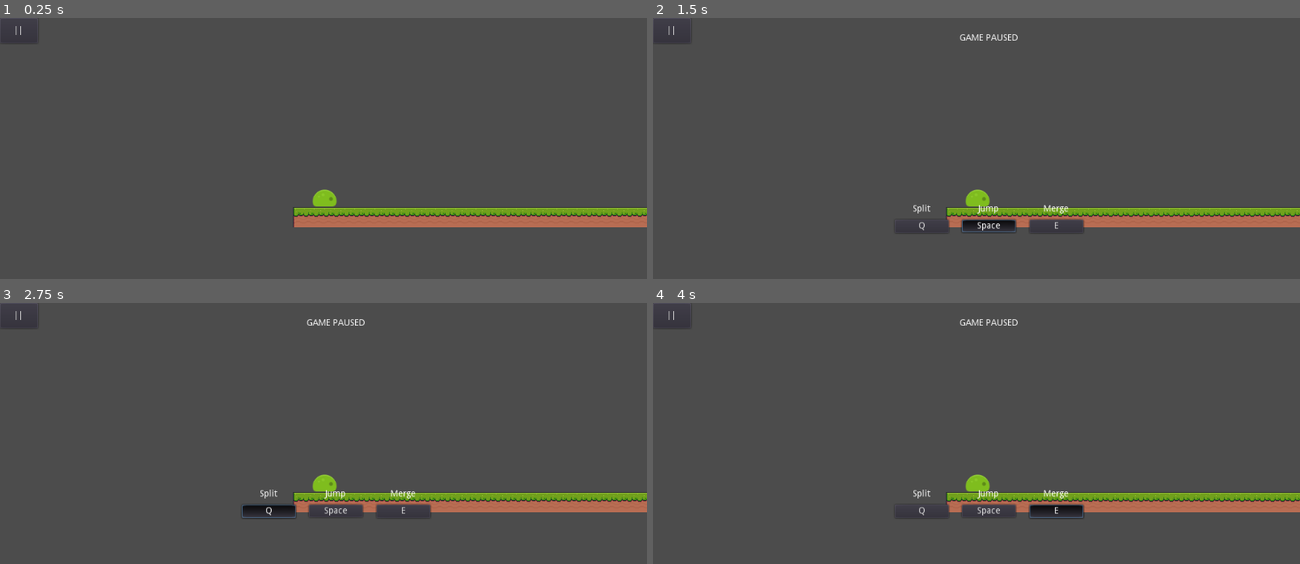
Above: before the commit, frames 1-4 (two rows, left to right).
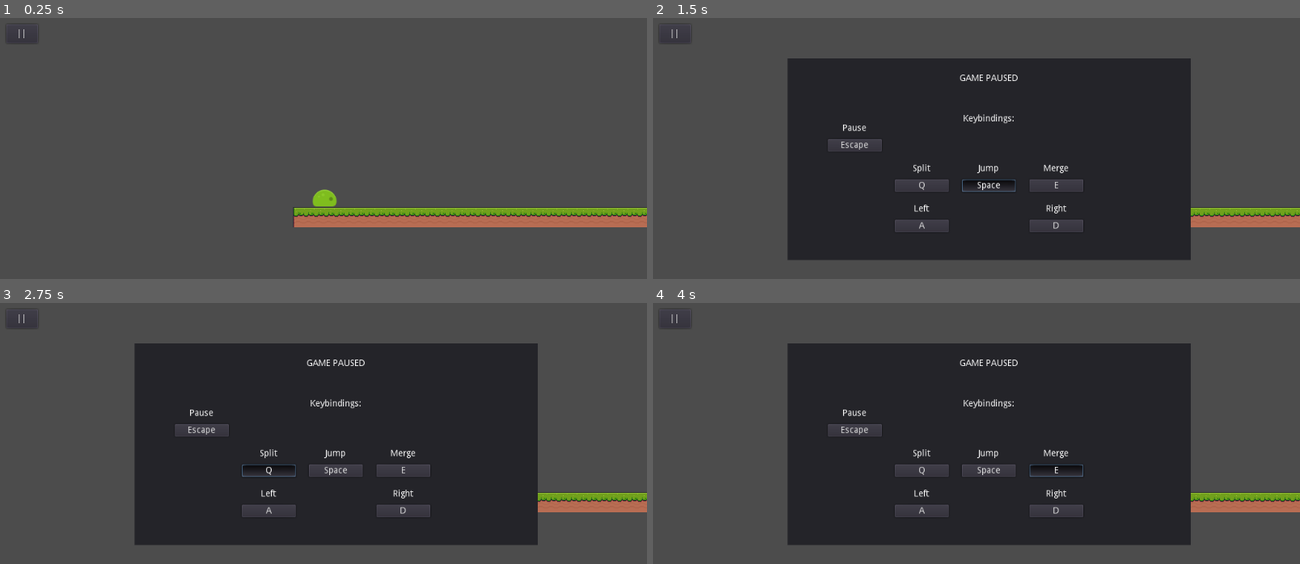
Above: after the commit, the same moments.

Repository: MGPAlpha/SlimeGame
Game: Godot game, scene res://main.tscn
Same seed, same stepped clock (60 frames per second), same inputs: the game is played once before the commit and once after it.
Inputs (mouse positions are in pixels of both pictures, inside the frame that each line leads up to):
- Up to frame 1 (0.25 s): no input
- Up to frame 2 (1.5 s): click "||" at 0.5 s; click "Space" at 1.25 s
- Up to frame 3 (2.75 s): click "Q" at 2 s
- Up to frame 4 (4 s): click (924, 511) at 2.75 s, where only the run after the commit has a clickable "A"; click "E" at 3.5 s

The runs differ from the first frame. In frame 1, less than 0.1% of the frame differs, in the area x 0-4%, y 3-10%; in frame 2, 46%; in frame 3, 46%, in the area x 0-84%, y 3-93%; in frame 4, 46%.

Commit message:
More keybindings, UI update, debugging
Commented out code handling nonexistent animations

Diff:
--- /dev/null
+++ b/BindLeft.gd
@@ -0,0 +1,6 @@
+extends "Keybind.gd"
+
+func _ready():
+	self.action = "left"
+	self.scancode = KEY_A
+	self.start()
--- /dev/null
+++ b/BindPause.gd
@@ -0,0 +1,6 @@
+extends "Keybind.gd"
+
+func _ready():
+	self.action = "pause"
+	self.scancode = KEY_ESCAPE
+	self.start()
--- /dev/null
+++ b/BindRight.gd
@@ -0,0 +1,6 @@
+extends "Keybind.gd"
+
+func _ready():
+	self.action = "right"
+	self.scancode = KEY_D
+	self.start()
--- a/Keybind.gd
+++ b/Keybind.gd
@@ -20,5 +20,6 @@
 			key = event
 			self.text = key.as_text()
 			InputMap.action_add_event(action, key)
+			self.pressed = false
 	if event is InputEventMouseButton and event.button_index == BUTTON_LEFT:
 		self.pressed = false
--- a/Player.gd
+++ b/Player.gd
@@ -29,21 +29,21 @@
 
 	if Input.is_action_pressed("right"):
 		motion.x += ACCELERATION
-		$AnimatedSprite.flip_h = false
-		animatedSprite.animation = "run"
+		#$AnimatedSprite.flip_h = false
+		#animatedSprite.animation = "run"
 	elif Input.is_action_pressed("left"):
 		motion.x -= ACCELERATION
-		$AnimatedSprite.flip_h = true
-		animatedSprite.animation = "run"
+		#$AnimatedSprite.flip_h = true
+		#animatedSprite.animation = "run"
 	else:
 		motion.x = lerp(motion.x, 0, .2)
-		animatedSprite.animation = "idle"
+		#animatedSprite.animation = "idle"
 
 	if is_on_floor():
 		if Input.is_action_just_pressed("jump"):
 			motion.y = -JUMPFORCE
 
-	if motion.y < 0:
-		animatedSprite.animation = "jump"
-	elif motion.y > 0 and !is_on_floor():
-		animatedSprite.animation = "fall"
+	#if motion.y < 0:
+		#animatedSprite.animation = "jump"
+	#elif motion.y > 0 and !is_on_floor():
+		#animatedSprite.animation = "fall"
--- a/Slime.gd
+++ b/Slime.gd
@@ -48,23 +48,23 @@
 		if Input.is_action_pressed("right"):
 			motion.x += ACCELERATION
 			$AnimatedSprite.flip_h = true
-			animatedSprite.animation = "run"
+			#animatedSprite.animation = "run"
 		elif Input.is_action_pressed("left"):
 			motion.x -= ACCELERATION
 			$AnimatedSprite.flip_h = false
-			animatedSprite.animation = "run"
+			#animatedSprite.animation = "run"
 		else:
 			motion.x = lerp(motion.x, 0, .2)
-			animatedSprite.animation = "idle"
+			#animatedSprite.animation = "idle"
 
 		if is_on_floor():
 			if Input.is_action_just_pressed("jump"):
 				motion.y = -JUMPFORCE
 	else:
 		motion.x = lerp(motion.x, 0, .2)
-		animatedSprite.animation = "idle"
+		#animatedSprite.animation = "idle"
 
-	if motion.y < 0:
-		animatedSprite.animation = "jump"
-	elif motion.y > 0 and !is_on_floor():
-		animatedSprite.animation = "fall"
+	#if motion.y < 0:
+		#animatedSprite.animation = "jump"
+	#elif motion.y > 0 and !is_on_floor():
+		#animatedSprite.animation = "fall"
--- a/main.tscn
+++ b/main.tscn
@@ -7,6 +7,9 @@
 [ext_resource path="res://BindJump.gd" type="Script" id=5]
 [ext_resource path="res://BindSplit.gd" type="Script" id=6]
 [ext_resource path="res://BindMerge.gd" type="Script" id=7]
+[ext_resource path="res://BindPause.gd" type="Script" id=8]
+[ext_resource path="res://BindRight.gd" type="Script" id=9]
+[ext_resource path="res://BindLeft.gd" type="Script" id=10]
 
 [sub_resource type="ConvexPolygonShape2D" id=3]
 points = PoolVector2Array( 0, 0, 16, 0, 16, 16, 0, 16 )
@@ -88,10 +91,33 @@
 "_edit_use_anchors_": false
 }
 
-[node name="Label" type="Label" parent="CanvasLayer/PauseMenu"]
-anchor_right = 1.0
-anchor_bottom = 0.1
+[node name="BG" type="Panel" parent="CanvasLayer/PauseMenu"]
+anchor_left = 0.2
+anchor_top = 0.1
+anchor_right = 0.8
+anchor_bottom = 0.6
+margin_right = -0.432007
+margin_bottom = 0.320007
+__meta__ = {
+"_edit_use_anchors_": false
+}
+
+[node name="PausedLabel" type="Label" parent="CanvasLayer/PauseMenu"]
+anchor_top = 0.1
+anchor_right = 1.0
+anchor_bottom = 0.2
 text = "GAME PAUSED"
+align = 1
+valign = 1
+__meta__ = {
+"_edit_use_anchors_": false
+}
+
+[node name="ControlsLabel" type="Label" parent="CanvasLayer/PauseMenu"]
+anchor_top = 0.2
+anchor_right = 1.0
+anchor_bottom = 0.3
+text = "Keybindings:"
 align = 1
 valign = 1
 __meta__ = {
@@ -100,10 +126,9 @@
 
 [node name="Jump" type="Button" parent="CanvasLayer/PauseMenu"]
 anchor_left = 0.46
-anchor_top = 0.5
+anchor_top = 0.4
 anchor_right = 0.54
-anchor_bottom = 0.5
-text = "Space"
+anchor_bottom = 0.4
 script = ExtResource( 5 )
 __meta__ = {
 "_edit_use_anchors_": false
@@ -120,34 +145,74 @@
 "_edit_use_anchors_": false
 }
 
-[node name="Split" type="Button" parent="CanvasLayer/PauseMenu"]
+[node name="Left" type="Button" parent="CanvasLayer/PauseMenu"]
 anchor_left = 0.36
 anchor_top = 0.5
 anchor_right = 0.44
-anchor_bottom = 0.533
-text = "Q"
-script = ExtResource( 6 )
-__meta__ = {
-"_edit_use_anchors_": false
-}
-
-[node name="Label" type="Label" parent="CanvasLayer/PauseMenu/Split"]
-anchor_right = 1.0
-margin_top = -50.0
-margin_bottom = -10.0
-text = "Split"
-align = 1
-valign = 2
-__meta__ = {
-"_edit_use_anchors_": false
-}
-
-[node name="Merge" type="Button" parent="CanvasLayer/PauseMenu"]
+anchor_bottom = 0.5
+script = ExtResource( 10 )
+__meta__ = {
+"_edit_use_anchors_": false
+}
+
+[node name="Label" type="Label" parent="CanvasLayer/PauseMenu/Left"]
+anchor_right = 1.0
+margin_top = -50.0
+margin_bottom = -10.0
+text = "Left"
+align = 1
+valign = 2
+__meta__ = {
+"_edit_use_anchors_": false
+}
+
+[node name="Right" type="Button" parent="CanvasLayer/PauseMenu"]
 anchor_left = 0.56
 anchor_top = 0.5
 anchor_right = 0.64
-anchor_bottom = 0.533
-text = "E"
+anchor_bottom = 0.5
+script = ExtResource( 9 )
+__meta__ = {
+"_edit_use_anchors_": false
+}
+
+[node name="Label" type="Label" parent="CanvasLayer/PauseMenu/Right"]
+anchor_right = 1.0
+margin_top = -50.0
+margin_bottom = -10.0
+text = "Right"
+align = 1
+valign = 2
+__meta__ = {
+"_edit_use_anchors_": false
+}
+
+[node name="Split" type="Button" parent="CanvasLayer/PauseMenu"]
+anchor_left = 0.36
+anchor_top = 0.4
+anchor_right = 0.44
+anchor_bottom = 0.4
+script = ExtResource( 6 )
+__meta__ = {
+"_edit_use_anchors_": false
+}
+
+[node name="Label" type="Label" parent="CanvasLayer/PauseMenu/Split"]
+anchor_right = 1.0
+margin_top = -50.0
+margin_bottom = -10.0
+text = "Split"
+align = 1
+valign = 2
+__meta__ = {
+"_edit_use_anchors_": false
+}
+
+[node name="Merge" type="Button" parent="CanvasLayer/PauseMenu"]
+anchor_left = 0.56
+anchor_top = 0.4
+anchor_right = 0.64
+anchor_bottom = 0.4
 script = ExtResource( 7 )
 __meta__ = {
 "_edit_use_anchors_": false
@@ -164,9 +229,35 @@
 "_edit_use_anchors_": false
 }
 
+[node name="Pause" type="Button" parent="CanvasLayer/PauseMenu"]
+anchor_left = 0.26
+anchor_top = 0.3
+anchor_right = 0.34
+anchor_bottom = 0.3
+margin_bottom = 20.0
+script = ExtResource( 8 )
+__meta__ = {
+"_edit_use_anchors_": false
+}
+
+[node name="Label" type="Label" parent="CanvasLayer/PauseMenu/Pause"]
+anchor_right = 1.0
+margin_top = -50.0
+margin_bottom = -10.0
+text = "Pause"
+align = 1
+valign = 2
+__meta__ = {
+"_edit_use_anchors_": false
+}
+
 [node name="PauseButton" type="Button" parent="CanvasLayer"]
+anchor_left = 0.01
+anchor_top = 0.017
 anchor_right = 0.059
 anchor_bottom = 0.067
+margin_left = -0.240001
+margin_top = -0.200001
 margin_right = -0.416004
 margin_bottom = -0.200001
 text = "||"
Not shown: 1 places in main.tscn that only renumber resources
